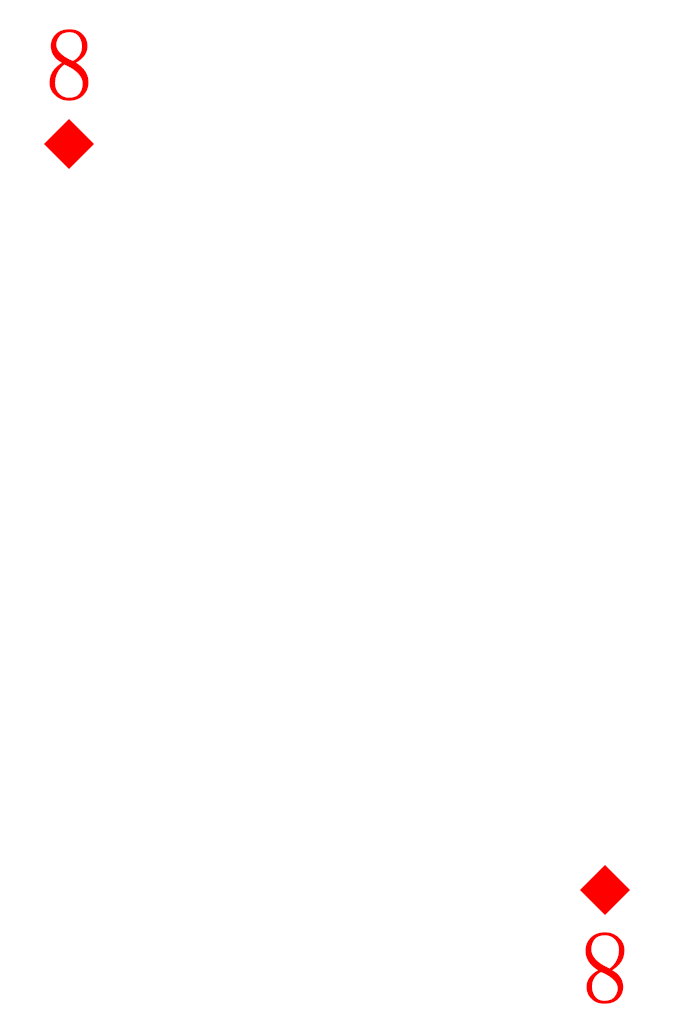
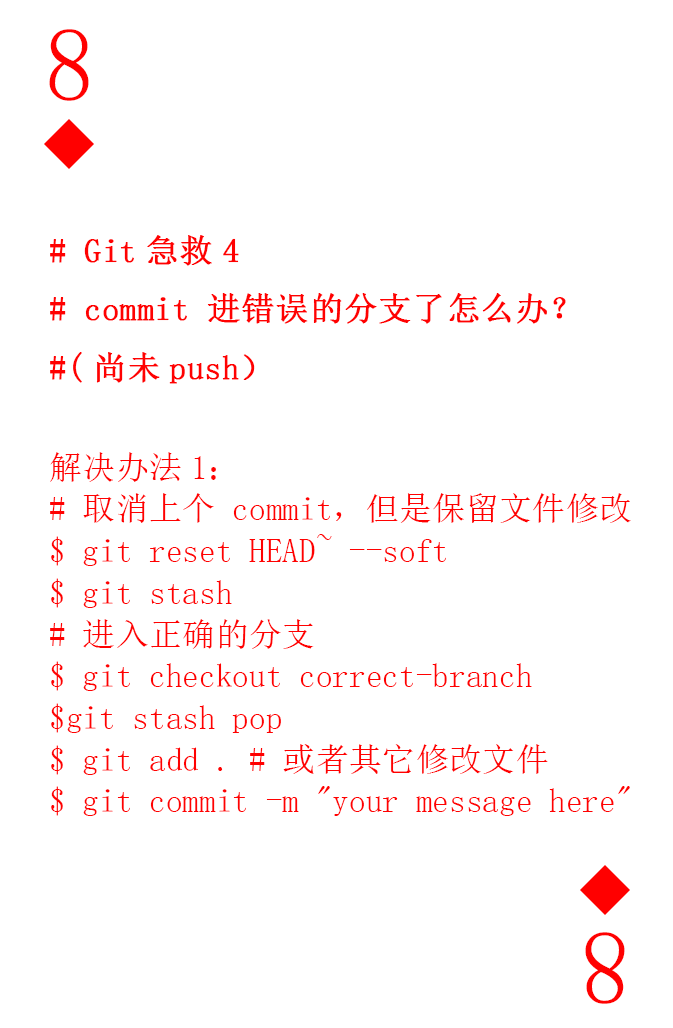
Revision of a layered (673, 1028) image; what changed, layer by layer:
added group "command" with 1 layers above "num and pic up" over <box>50,235,631,816</box>
added layer "# Git急救4 # commit 进错误的分支了怎么办？ #(尚未push） 解决办法1： # 取消上个 commit，但" in group "command" over <box>50,235,631,816</box>
